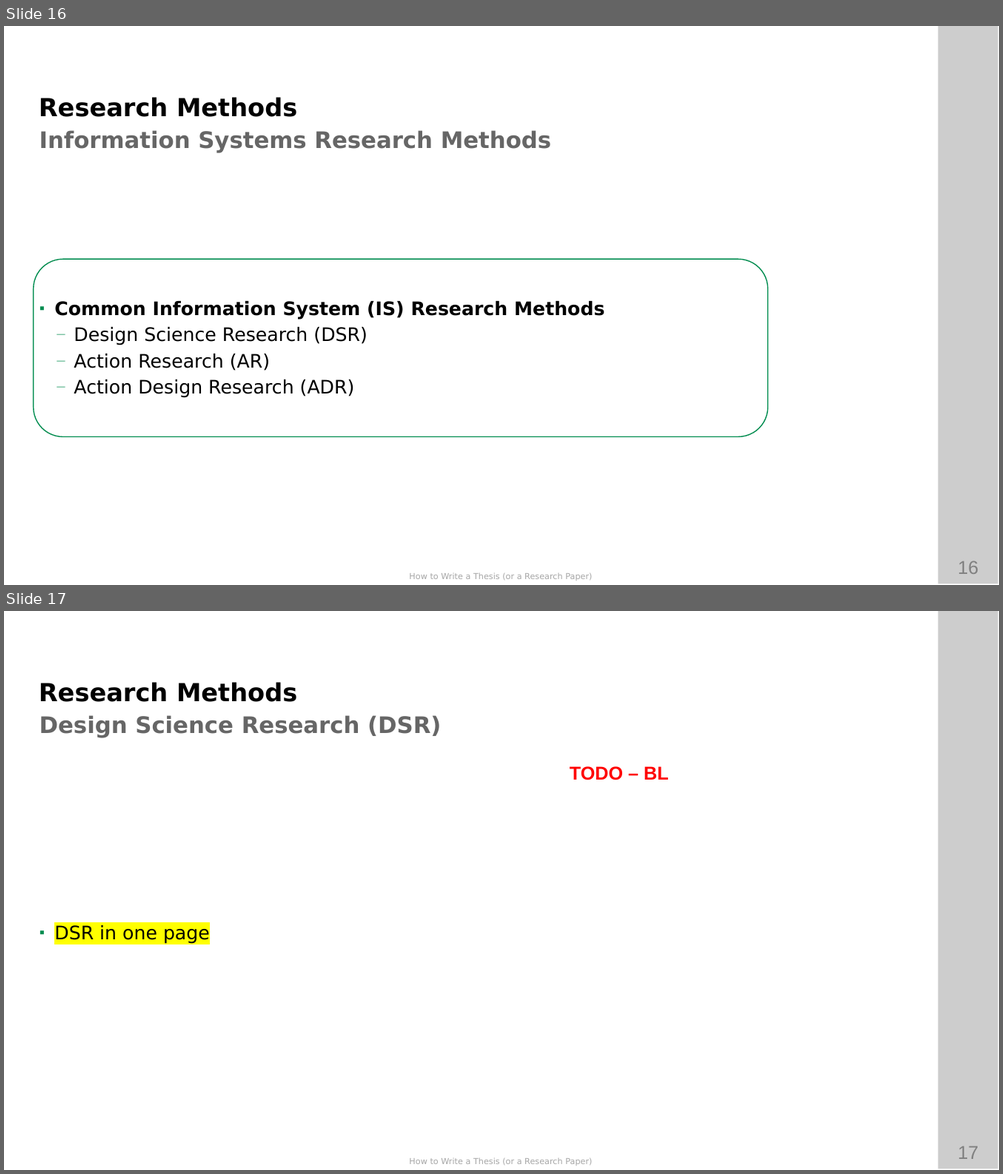
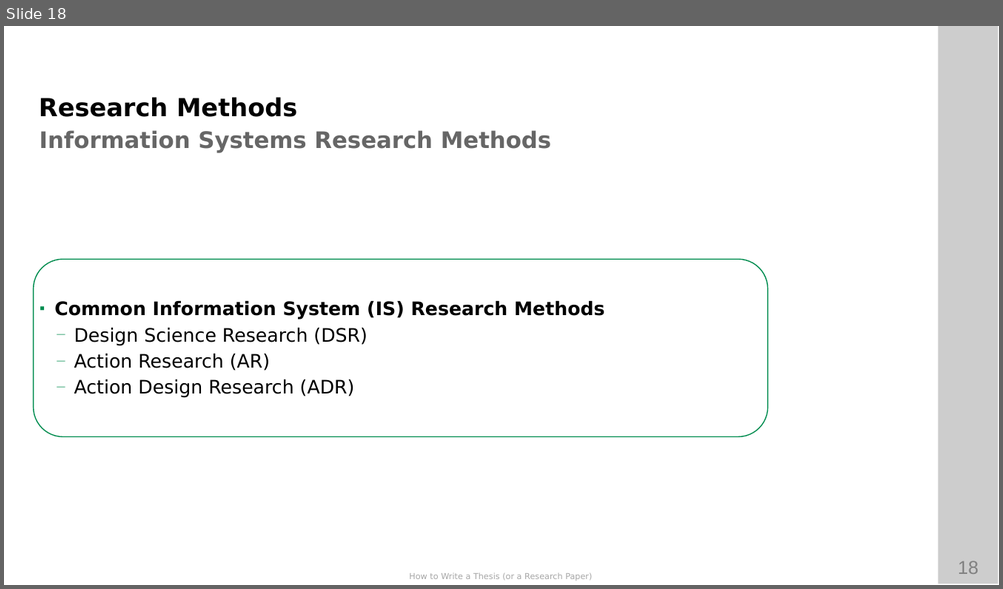
Before and after one commit to ETCE-LAB/How-To-Write-A-Paper-Thesis, a slide deck: How-to-Write-A-Paper-Thesis.pptx. Shown one above the other, each under a label of ours: slides 16 and 17 before the commit, slide 18 after it. The pictures are 1003x1174 and 1003x589 pixels, drawn with LibreOffice and Linux fonts; fonts in the diff are those of the drawing; background and template pictures are left out. Boxes give left, top, right and bottom in pixels: in the first picture for what was removed or moved away, otherwise in the second. Text is boxed around its words. In the diff, an @@ line names an element or a change of style, - is before the commit and + after.

Commit message:
* updated research methods

```diff
--- a/How-to-Write-A-Paper-Thesis.pptx
+++ b/How-to-Write-A-Paper-Thesis.pptx
@@ slide 17 removed at (4, 611, 999, 1170), background #FFFFFF; not listed: 4 template elements that a slide beside it also shows @@
@@ text removed at (39, 682, 297, 702) @@
-Research Methods
@@ text removed at (40, 715, 441, 738) @@
-Design Science Research (DSR)
@@ text removed at (569, 766, 669, 780) @@
-TODO – BL
@@ text removed at (54, 925, 210, 944) @@
-▪ DSR in one page
@@ what was slide 16 is now slide 18 @@
@@ page number at (957, 561, 978, 574): text changed @@
-16
+18
```
Also in this commit, not shown: 6 slides added, 3 other slides removed, 1 other file.
